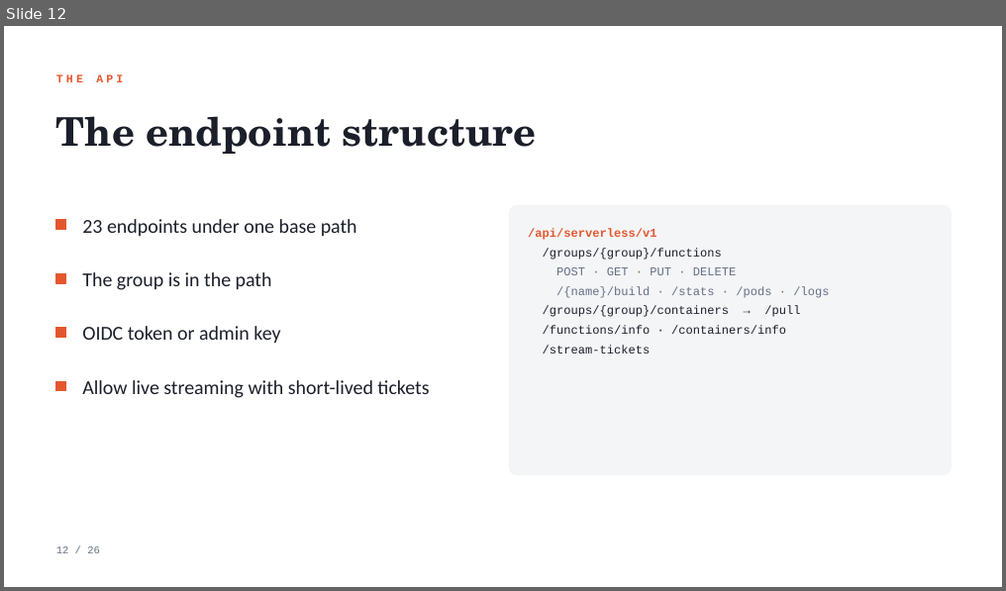
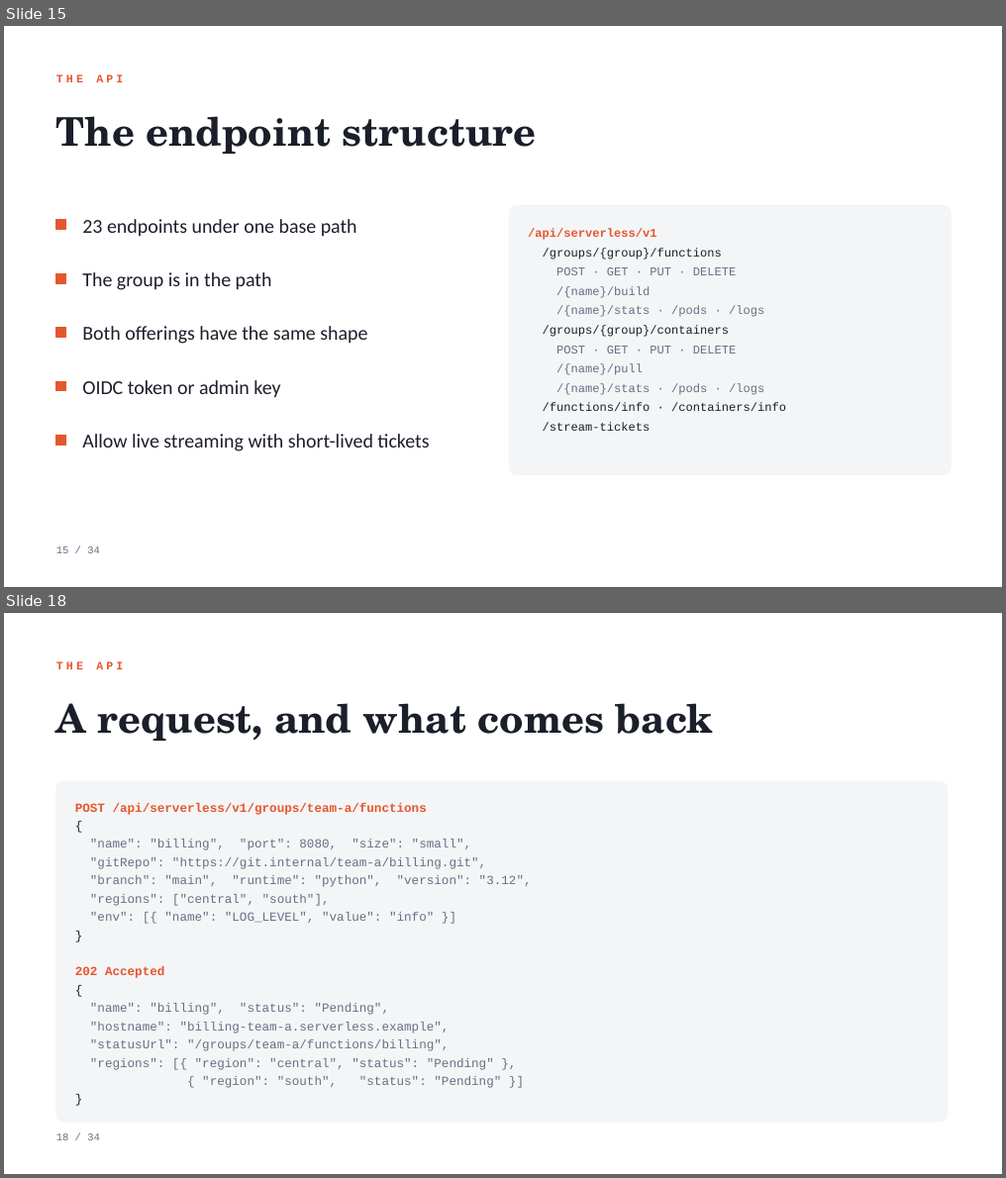
Before and after one commit to black-cloudlet/serverless, a slide deck: docs/presentation/serverless-platform.pptx. Shown one above the other, each under a label of ours: slide 12 before the commit, slides 15 and 18 after it; the slides between them are not shown. The pictures are 1006x591 and 1006x1178 pixels, drawn with LibreOffice and Linux fonts; fonts in the diff are those of the drawing. Boxes give left, top, right and bottom in pixels: in the first picture for what was removed or moved away, otherwise in the second. Text is boxed around its words. In the diff, an @@ line names an element or a change of style, - is before the commit and + after.

```diff
--- a/docs/presentation/serverless-platform.pptx
+++ b/docs/presentation/serverless-platform.pptx
@@ slide 18 added at bbox=[4, 613, 1002, 1174], background #FFFFFF @@
@@ text added at bbox=[56, 662, 123, 669], 11 pt, text #E4572E, bold @@
+THE API
@@ text added at bbox=[56, 703, 714, 741], 38 pt, text #1B1F2A, bold @@
+A request, and what comes back
@@ rounded rectangle added at bbox=[56, 781, 947, 1122], fill #F4F5F7, outline #F4F5F7 1 pt @@
@@ text added at bbox=[75, 803, 532, 1088], 12 pt, text #667085 @@
+POST /api/serverless/v1/groups/team-a/functions
+{
+"name": "billing", "port": 8080, "size": "small",
+"gitRepo": "https://git.internal/team-a/billing.git",
+"branch": "main", "runtime": "python", "version": "3.12",
+"regions": ["central", "south"],
+"env": [{ "name": "LOG_LEVEL", "value": "info" }]
+}
+202 Accepted
+{
+"name": "billing", "status": "Pending",
+"hostname": "billing-team-a.serverless.example",
+"statusUrl": "/groups/team-a/functions/billing",
+"regions": [{ "region": "central", "status": "Pending" },
+{ "region": "south", "status": "Pending" }]
+}
@@ text added at bbox=[56, 1134, 100, 1141], 10 pt, text #667085 @@
+18 / 34
@@ what was slide 12 is now slide 15 @@
@@ slide 15 changed as well @@
@@ text at bbox=[543, 286, 764, 395]: text changed @@
-/{name}/build · /stats · /pods · /logs
-/groups/{group}/containers → /pull
+/{name}/build
+/{name}/stats · /pods · /logs
+/groups/{group}/containers
+POST · GET · PUT · DELETE
+/{name}/pull
+/{name}/stats · /pods · /logs
@@ text added at bbox=[82, 326, 367, 344], 19 pt, text #1B1F2A @@
+Both offerings have the same shape
@@ text "OIDC token or admin key": place and size @@
-text "OIDC token or admin key" at bbox=[82, 326, 280, 344]
+text "OIDC token or admin key" at bbox=[82, 380, 280, 398]
@@ rectangle added at bbox=[56, 436, 66, 445], fill #E4572E, outline #E4572E 1 pt @@
@@ text "Allow live streaming with short-lived ...": place and size @@
-text "Allow live streaming with short-lived ..." at bbox=[82, 380, 429, 398]
+text "Allow live streaming with short-lived ..." at bbox=[82, 434, 429, 452]
@@ text at bbox=[56, 547, 100, 554]: text changed @@
-12 / 26
+15 / 34
```
Also in this commit, not shown: 22 other slides changed, 9 other slides added, 2 slides removed, 6 other files.
